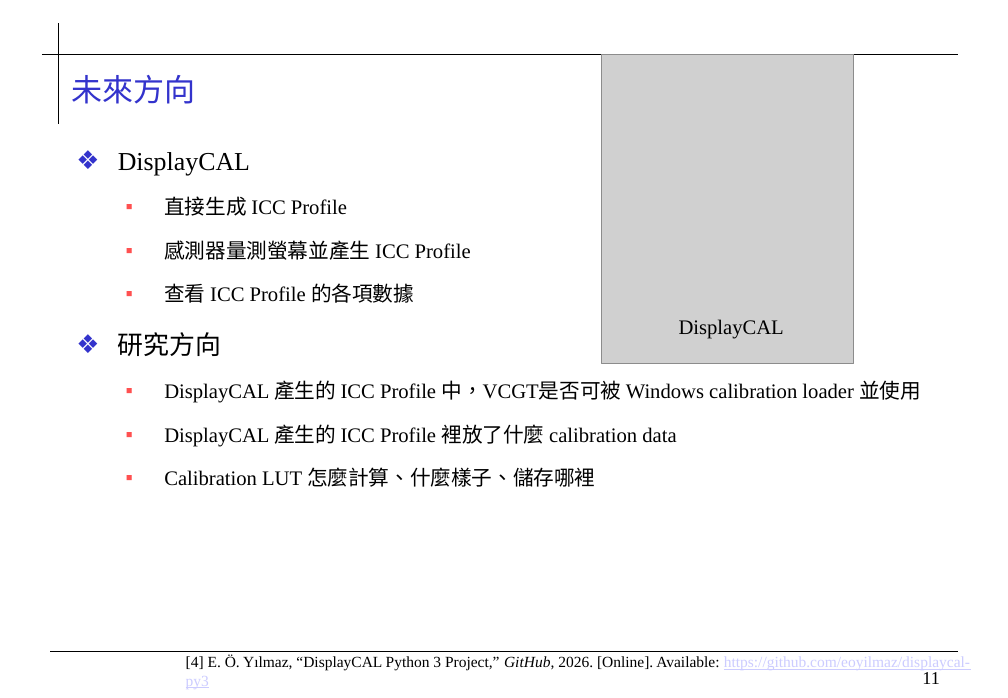
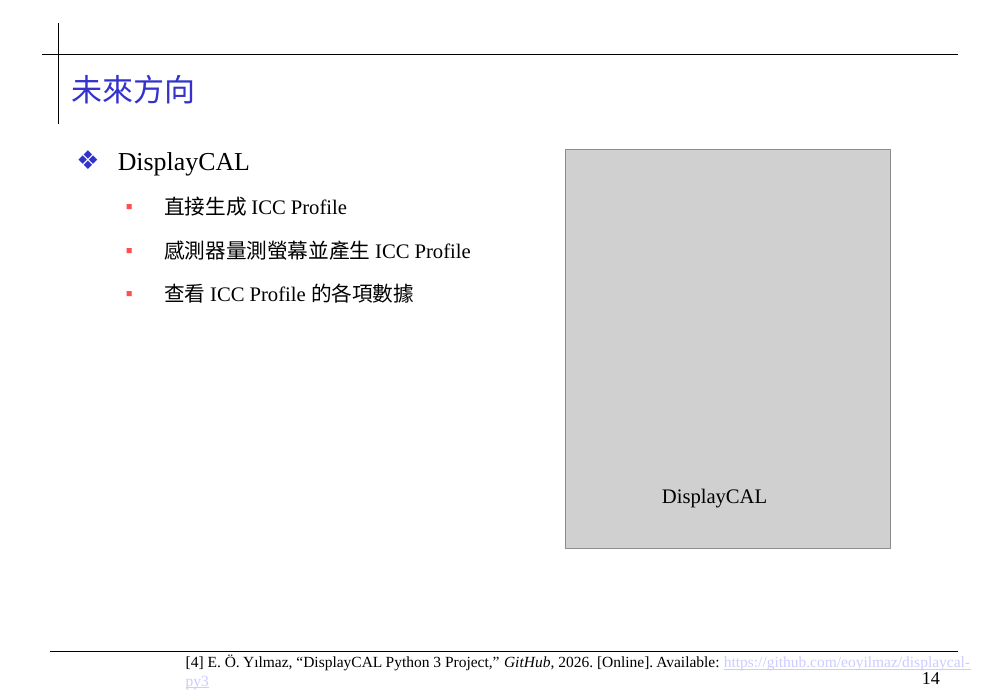
Before and after one commit to 0ilasis0/home, a slide deck: slide 14 of ICCPROFILE_0923.pptx (slide 11 before the commit). Drawn at 1008x698 pixels with LibreOffice and Linux fonts; fonts in the diff are those of the drawing; grey boxes stand for pictures; background and template pictures are left out. Boxes give left, top, right and bottom in pixels: in the first picture for what was removed or moved away, otherwise in the second. Text is boxed around its words. In the diff, an @@ line names an element or a change of style, - is before the commit and + after.

```diff
--- a/ICCPROFILE_0923.pptx
+++ b/ICCPROFILE_0923.pptx
@@ picture: place and size @@
-picture at [602,54,854,364]
+picture at [566,150,891,548]
@@ text at [118,332,921,487]: paragraphs removed @@
-❖ 研究方向
-  ▪ DisplayCAL 產生的 ICC Profile 中，VCGT是否可被 Windows calibration loader 並使用
-  ▪ DisplayCAL 產生的 ICC Profile 裡放了什麼 calibration data
-  ▪ Calibration LUT 怎麼計算、什麼樣子、儲存哪裡
@@ text "DisplayCAL": place and size @@
-text "DisplayCAL" at [679,319,784,339]
+text "DisplayCAL" at [662,488,767,508]
@@ page number at [922,672,940,684]: text changed @@
-11
+14
```
Also in this commit, not shown: 4 other slides changed, 6 other files.
